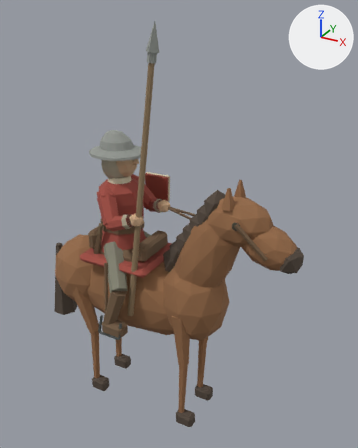
The glTF model assets/3d/models/units/cavalry_light.glb as it was, and as the next commit left it.
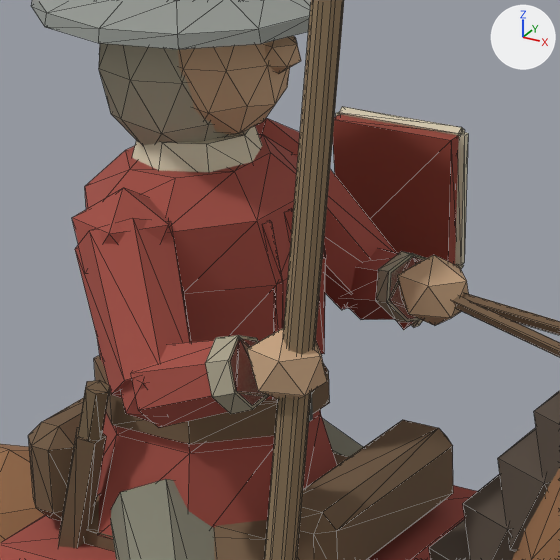
Old and new are each drawn whole from a camera (50 mm lens) standing at (2.542, -3.755, 4.056) and looking at (0.394, 0.15, 2.103) and again close up on the part from 23% to 52% of the width and 34% to 57% of the height. Every picture has the same lights, and +X, +Y and +Z are marked at upper right. The first two pictures are the older version. The close-ups show mesh edges as thin lines. Vertices at exactly the same position are counted once.

The first close-up shows 'cavalry_light_horse', 'cavalry_light_hose', 'cavalry_light_leather', 'cavalry_light_linen', 'cavalry_light_mane', 'cavalry_light_oak', 'cavalry_light_oak_dark', 'cavalry_light_padded_linen', 'cavalry_light_skin', 'cavalry_light_steel', 'cavalry_light_team_cloth', 'cavalry_light_team_paint' and 1 more.
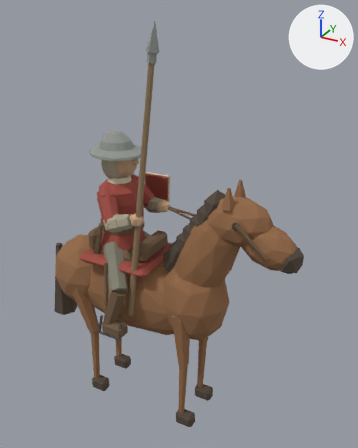
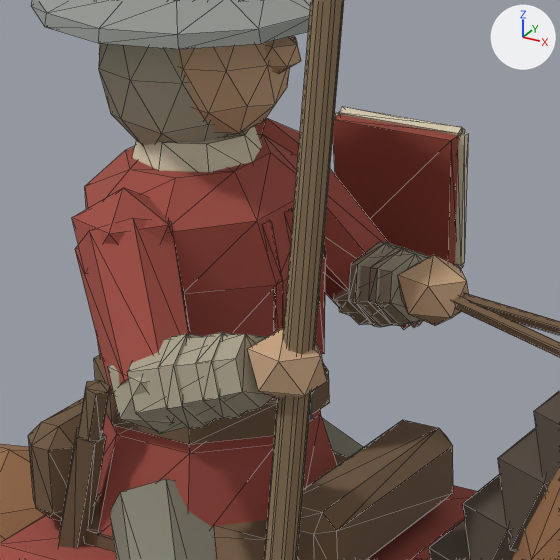
Where the change shows, as pixel boxes (x1, y1, x2, y2) in the close-ups (560 x 560 px):
'cavalry_light_padded_linen', reshaped
    before: (99, 43, 426, 414)
    after: (99, 43, 430, 434)
part 1 of me_cone_579, added (beige)
    after: (108, 364, 174, 430)
part 2 of me_cone_579, added (mostly hidden)
    after: (338, 303, 372, 325)
part 3 of me_cone_579, rebuilt
    before: (205, 335, 268, 414)
    after: (196, 332, 245, 419)
part 4 of me_cone_579, rebuilt
    before: (376, 251, 426, 322)
    after: (369, 247, 430, 326)
part 5 of me_cone_579, added (beige)
    after: (127, 334, 273, 434)
part 6 of me_cone_579, added (beige)
    after: (158, 334, 211, 429)
part 7 of me_cone_579, added (beige)
    after: (334, 243, 428, 325)
part 8 of me_cone_579, added (beige)
    after: (349, 242, 413, 327)
part 9 of me_cube_300, deleted (red)
    before: (343, 248, 422, 320)
part 10 of me_cube_300, deleted (red)
    before: (131, 338, 265, 428)
part 11 of me_cube_300, deleted (red)
    before: (120, 380, 151, 422)

What changed in the scene script:
```text
Change me_cone_579:
    used by ob_cavalry_light_padded_linen; location = (0.0, 0.0, 0.0)
    remove me_cone_579.from_pydata(...)  # 70 vertices, 128 faces; spans x -0.353..0.198, y -0.399..0.276, z 2.163..2.865
    add me_cone_579.from_pydata(...)  # 150 vertices, 264 faces; spans x -0.353..0.21, y -0.431..0.385, z 2.087..2.865
    me_cone_579 part 1: a new loose piece, an icosphere of 20 faces spanning x -0.12..0.04, y -0.425..-0.275, z 2.117..2.293, in mat_padded_linen (beige #aaa28b)
    me_cone_579 part 2: a new loose piece, an icosphere of 20 faces spanning x -0.09..0.07, y 0.235..0.385, z 2.087..2.263, in mat_padded_linen (beige #aaa28b)
    me_cone_579 part 3: the loose piece of 14 vertices spanning x 0.081..0.165, y -0.399..-0.264, z 2.191..2.326 is rebuilt with 14 vertices and now spans x 0.065..0.142, y -0.407..-0.258, z 2.18..2.326
    me_cone_579 part 4: the loose piece of 14 vertices spanning x 0.085..0.198, y 0.143..0.276, z 2.163..2.297 is rebuilt with 14 vertices and now spans x 0.065..0.178, y 0.152..0.292, z 2.151..2.297
    me_cone_579 part 5: a new loose piece of 14 vertices spanning x -0.065..0.179, y -0.431..-0.262, z 2.133..2.33, in mat_padded_linen (beige #aaa28b)
    me_cone_579 part 6: a new loose piece of 14 vertices spanning x -0.004..0.077, y -0.423..-0.258, z 2.152..2.313, in mat_padded_linen (beige #aaa28b)
    me_cone_579 part 7: a new loose piece of 14 vertices spanning x -0.058..0.21, y 0.135..0.376, z 2.102..2.302, in mat_padded_linen (beige #aaa28b)
    me_cone_579 part 8: a new loose piece of 14 vertices spanning x -0.001..0.12, y 0.186..0.338, z 2.123..2.283, in mat_padded_linen (beige #aaa28b)
Change me_cube_300:
    used by ob_cavalry_light_team_cloth; location = (0.0, 0.0, 0.0)
    remove me_cube_300.from_pydata(...)  # 240 vertices, 412 faces; spans x -0.495..0.295, y -0.421..0.381, z 1.69..2.505
    add me_cube_300.from_pydata(...)  # 188 vertices, 324 faces; spans x -0.495..0.295, y -0.419..0.381, z 1.69..2.505
    me_cube_300 part 9: the loose piece of 14 vertices spanning x -0.052..0.195, y 0.148..0.368, z 2.111..2.292 is deleted
    me_cube_300 part 10: the loose piece of 14 vertices spanning x -0.062..0.163, y -0.421..-0.27, z 2.141..2.32 is deleted
    me_cube_300 part 11: the loose piece of 12 vertices spanning x -0.106..0.026, y -0.413..-0.287, z 2.131..2.279 is deleted
    other edits to the shape of me_cube_300 do not show in these pictures
```
